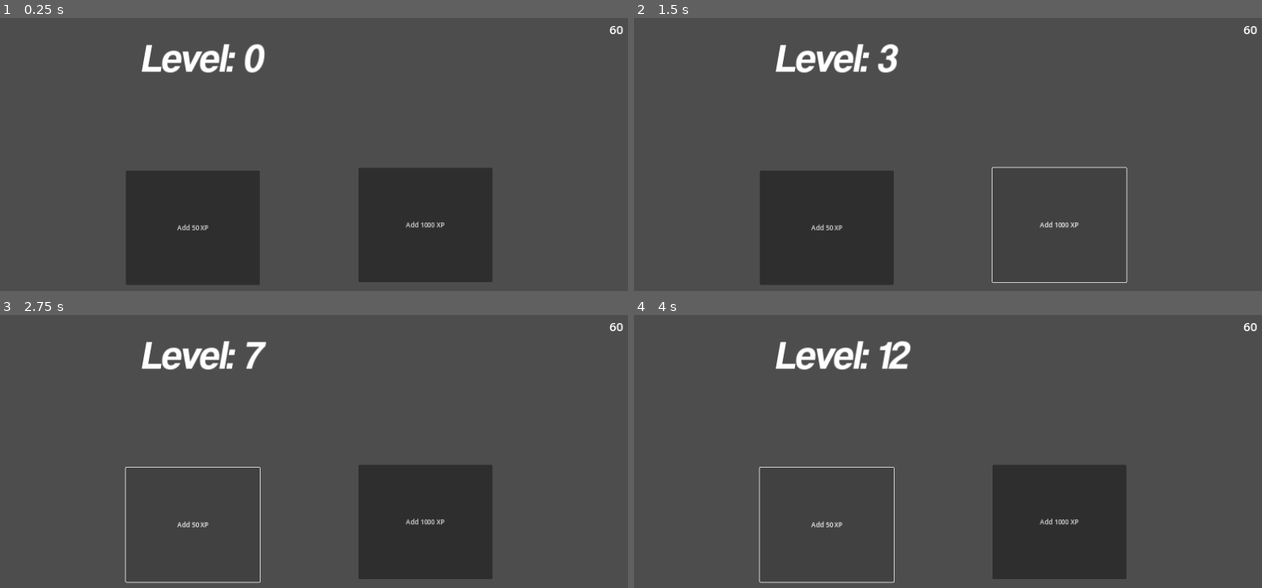
Above: before the commit, frames 1-4 (two rows, left to right).
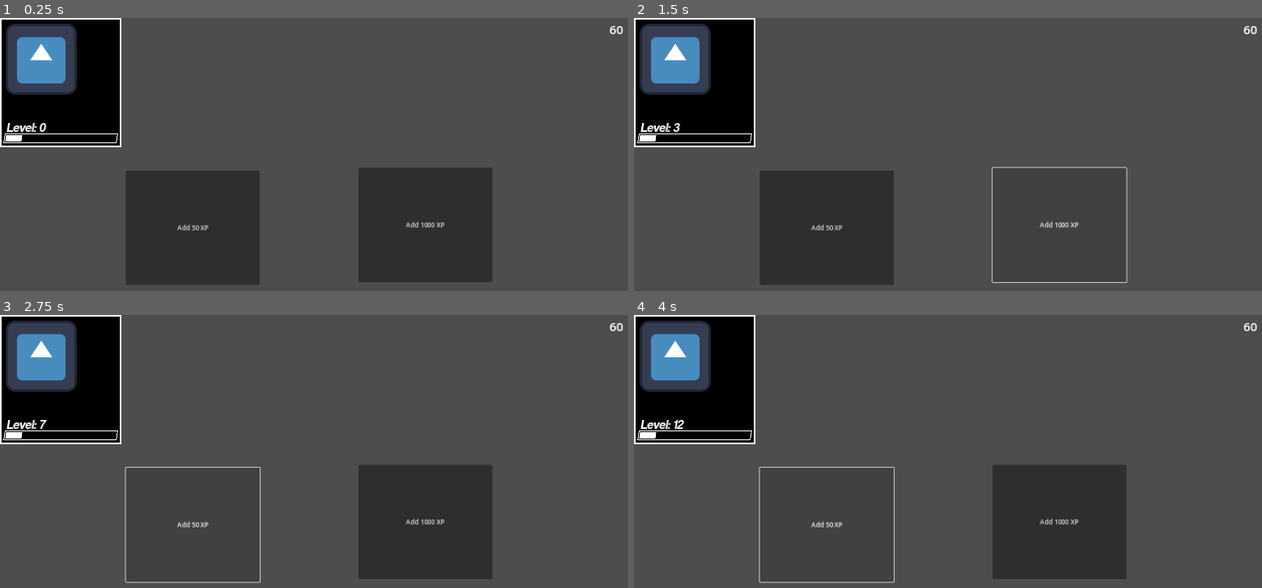
Above: after the commit, the same moments.

Repository: cphase/button-game
Game: Godot game, scene res://main.tscn
The game is run twice, just before and just after one commit, with the same random seed, the same clock (stepped at 60 frames per second) and the same inputs. The engine's default icon, where the game draws it, is replaced by a stand-in: a white triangle on a blue panel in a dark square.
Inputs:
- Up to frame 1 (0.25 s): no input
- Up to frame 2 (1.5 s): click "Add 50 XP" at 0.5 s; click "Add 1000 XP" at 1.25 s
- Up to frame 3 (2.75 s): click "Add 50 XP" at 2 s
- Up to frame 4 (4 s): click "Add 1000 XP" at 2.75 s; click "Add 50 XP" at 3.5 s

The runs differ from the first frame. In frame 1, 8.9% of the frame differs, in the area x 0-43%, y 0-48%; in frame 2, 8.9%; in frame 3, 8.9%; in frame 4, 9.0%, in the area x 0-45%, y 0-48%.

Commit message:
visual for Xp bar progress

Diff:
--- a/XpDisplay.gd
+++ /dev/null
@@ -1,14 +0,0 @@
-extends Polygon2D
-
-
-func draw():
-	pass
-
-# Called when the node enters the scene tree for the first time.
-func _ready():
-	pass # Replace with function body.
-
-
-# Called every frame. 'delta' is the elapsed time since the previous frame.
-func _process(delta):
-	pass
--- a/main.tscn
+++ b/main.tscn
@@ -33,5 +33,3 @@
 
 [connection signal="pressed" from="AddXp" to="Player/Level" method="_on_add_xp_pressed"]
 [connection signal="pressed" from="AddXp1000" to="Player/Level" method="_on_add_xp_1000_pressed"]
-
-[editable path="Player"]
--- a/player.tscn
+++ b/player.tscn
@@ -1,15 +1,44 @@
-[gd_scene load_steps=3 format=3 uid="uid://dyysekjn7wyf1"]
+[gd_scene load_steps=6 format=3 uid="uid://dyysekjn7wyf1"]
 
 [ext_resource type="PackedScene" uid="uid://f34yrjjo5b54" path="res://level.tscn" id="1_2ork6"]
 [ext_resource type="PackedScene" uid="uid://cbhuxu0wqow51" path="res://player_level_display.tscn" id="2_83txl"]
+[ext_resource type="Texture2D" uid="uid://cvm2a2g61cejg" path="res://icon.svg" id="2_ie2wp"]
+
+[sub_resource type="StyleBoxFlat" id="StyleBoxFlat_f1vlu"]
+bg_color = Color(0, 0, 0, 1)
+border_width_left = 4
+border_width_top = 4
+border_width_right = 4
+border_width_bottom = 4
+border_color = Color(1, 1, 1, 1)
+
+[sub_resource type="SpriteFrames" id="SpriteFrames_ftjl7"]
+animations = [{
+"frames": [{
+"duration": 1.0,
+"texture": ExtResource("2_ie2wp")
+}],
+"loop": true,
+"name": &"default",
+"speed": 5.0
+}]
 
 [node name="Player" type="Node2D"]
 
-[node name="AnimatedSprite2D" type="AnimatedSprite2D" parent="."]
-
 [node name="Level" parent="." instance=ExtResource("1_2ork6")]
 
+[node name="PlayerPanel" type="Panel" parent="."]
+offset_right = 300.0
+offset_bottom = 320.0
+theme_override_styles/panel = SubResource("StyleBoxFlat_f1vlu")
+
+[node name="AnimatedSprite2D" type="AnimatedSprite2D" parent="."]
+position = Vector2(102, 102)
+scale = Vector2(1.36719, 1.36719)
+sprite_frames = SubResource("SpriteFrames_ftjl7")
+
 [node name="PlayerLevelDisplay" parent="." instance=ExtResource("2_83txl")]
+position = Vector2(10, 256)
 
 [connection signal="leveled_up" from="Level" to="PlayerLevelDisplay" method="add_level_up"]
 [connection signal="xp_changed" from="Level" to="PlayerLevelDisplay" method="add_xp"]
--- a/player_level_display.tscn
+++ b/player_level_display.tscn
@@ -1,20 +1,42 @@
-[gd_scene load_steps=4 format=3 uid="uid://cbhuxu0wqow51"]
+[gd_scene load_steps=5 format=3 uid="uid://cbhuxu0wqow51"]
 
 [ext_resource type="FontFile" uid="uid://dtecw6viugugm" path="res://assets/fonts/coolvetica rg it.otf" id="1_a8xe5"]
 [ext_resource type="Script" path="res://player_level_display.gd" id="1_f2rei"]
-[ext_resource type="Script" path="res://XpDisplay.gd" id="3_n1mgs"]
+
+[sub_resource type="StyleBoxFlat" id="StyleBoxFlat_xu62a"]
+bg_color = Color(0, 0, 0, 1)
+skew = Vector2(0.155, 0)
+border_width_left = 2
+border_width_top = 2
+border_width_right = 2
+border_width_bottom = 2
+border_color = Color(1, 1, 1, 1)
+
+[sub_resource type="StyleBoxFlat" id="StyleBoxFlat_x6tli"]
+bg_color = Color(1, 1, 1, 1)
+skew = Vector2(0.155, 0)
 
 [node name="PlayerLevelDisplay" type="Node2D"]
 script = ExtResource("1_f2rei")
 
 [node name="LevelDisplay" type="Label" parent="."]
-offset_left = 348.0
-offset_top = 35.0
-offset_right = 443.0
-offset_bottom = 156.0
+offset_left = 6.0
+offset_top = -6.0
+offset_right = 102.0
+offset_bottom = 33.0
 theme_override_fonts/font = ExtResource("1_a8xe5")
-theme_override_font_sizes/font_size = 100
-text = "0"
+theme_override_font_sizes/font_size = 32
+text = "Level: 0"
 
-[node name="XpDisplay" type="Polygon2D" parent="."]
-script = ExtResource("3_n1mgs")
+[node name="XpPanel" type="Panel" parent="."]
+offset_top = 30.0
+offset_right = 280.0
+offset_bottom = 54.0
+theme_override_styles/panel = SubResource("StyleBoxFlat_xu62a")
+
+[node name="Panel" type="Panel" parent="."]
+offset_left = 4.0
+offset_top = 34.0
+offset_right = 44.0
+offset_bottom = 50.0
+theme_override_styles/panel = SubResource("StyleBoxFlat_x6tli")
